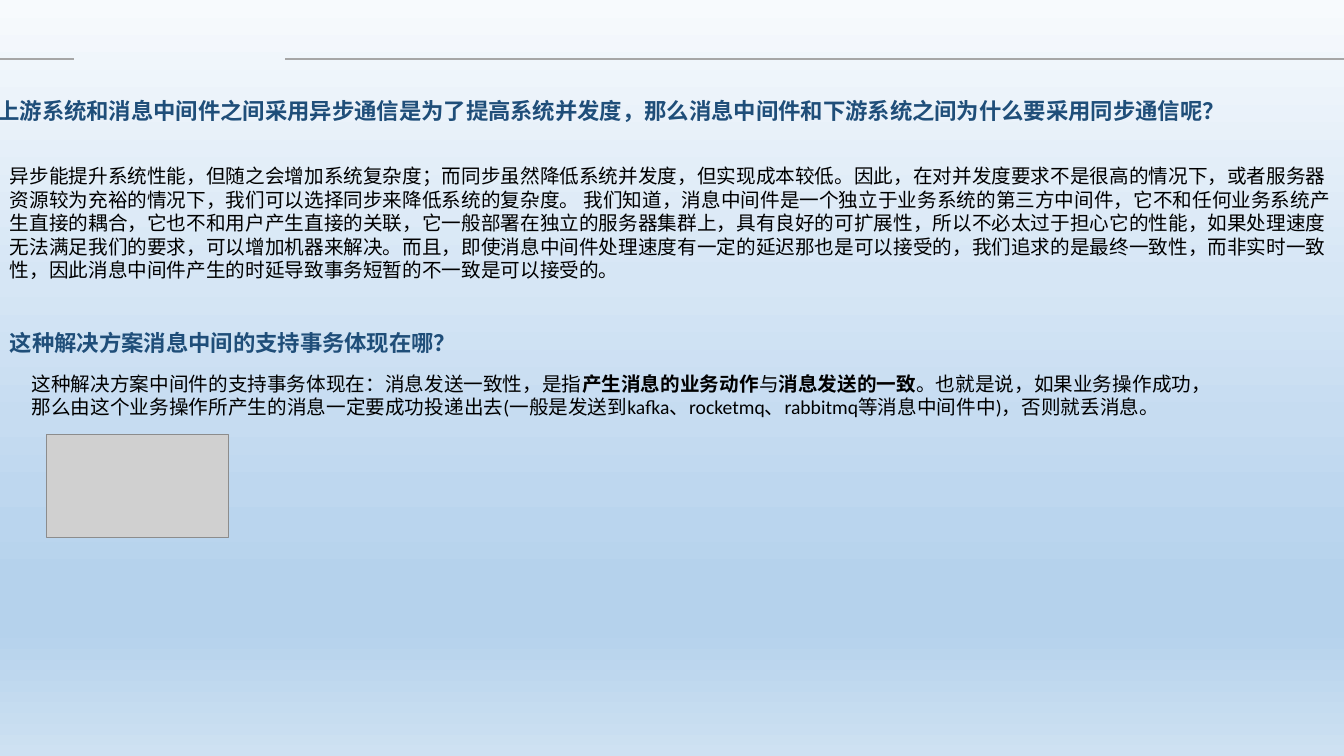
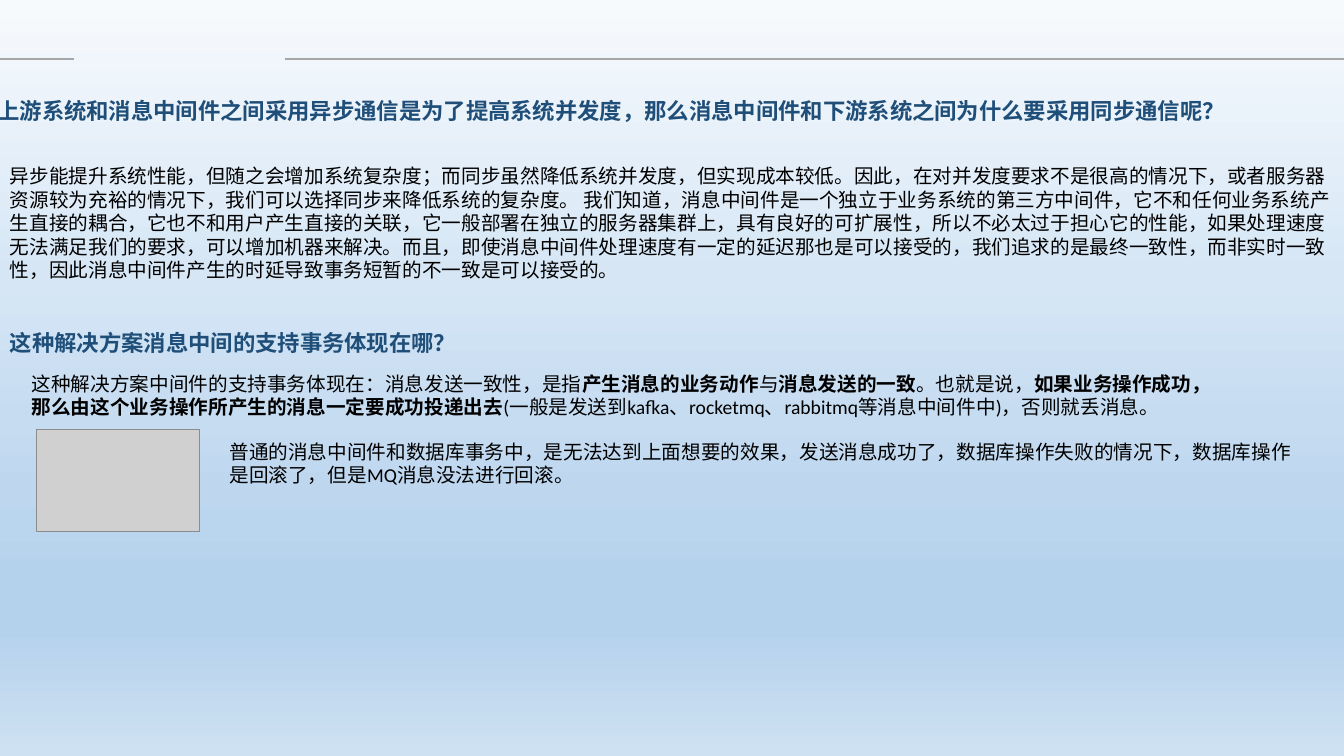
Before and after one commit to Heffie199/zhao_Note, a slide deck: slide 8 of 分布式事务的解决方案 .pptx. Drawn at 1344x756 pixels with LibreOffice and Linux fonts; fonts in the diff are those of the drawing; grey boxes stand for pictures; background and template pictures are left out. Boxes give left, top, right and bottom in pixels: in the first picture for what was removed or moved away, otherwise in the second. Text is boxed around its words. In the diff, an @@ line names an element or a change of style, - is before the commit and + after.

```diff
--- a/分布式事务的解决方案 .pptx
+++ b/分布式事务的解决方案 .pptx
@@ text "这种解决方案中间件的支持事务体现在：消息发送一致性，是指产生消息的业务动作与消息发送的一致。也就是说，如果业务操作成功， ..." at (32, 374, 1211, 417): bold on in "这种解决方案中间件的支持事务体现在：消息发送一致性，是指产生消息的业务动作与消息发送的一致。也就是说，如果业务操作成功， ..." @@
@@ picture: place and size @@
-picture at (47, 435, 229, 537)
+picture at (36, 430, 200, 532)
@@ text added at (229, 442, 1290, 485), 14 pt, text #000000 @@
+普通的消息中间件和数据库事务中，是无法达到上面想要的效果，发送消息成功了，数据库操作失败的情况下，数据库操作是回滚了，但是MQ消息没法进行回滚。
```
Also in this commit, not shown: 1 slide added.
